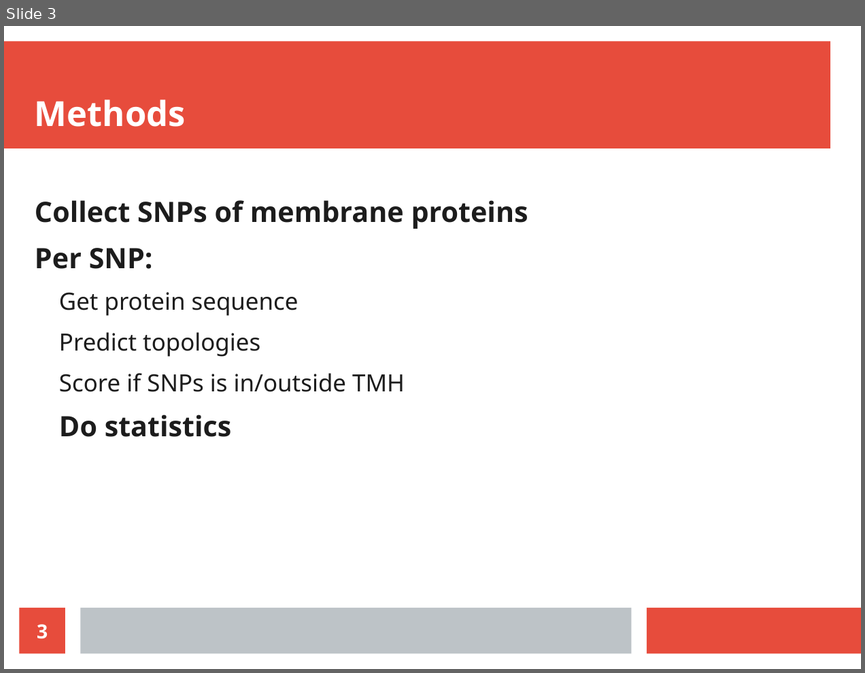
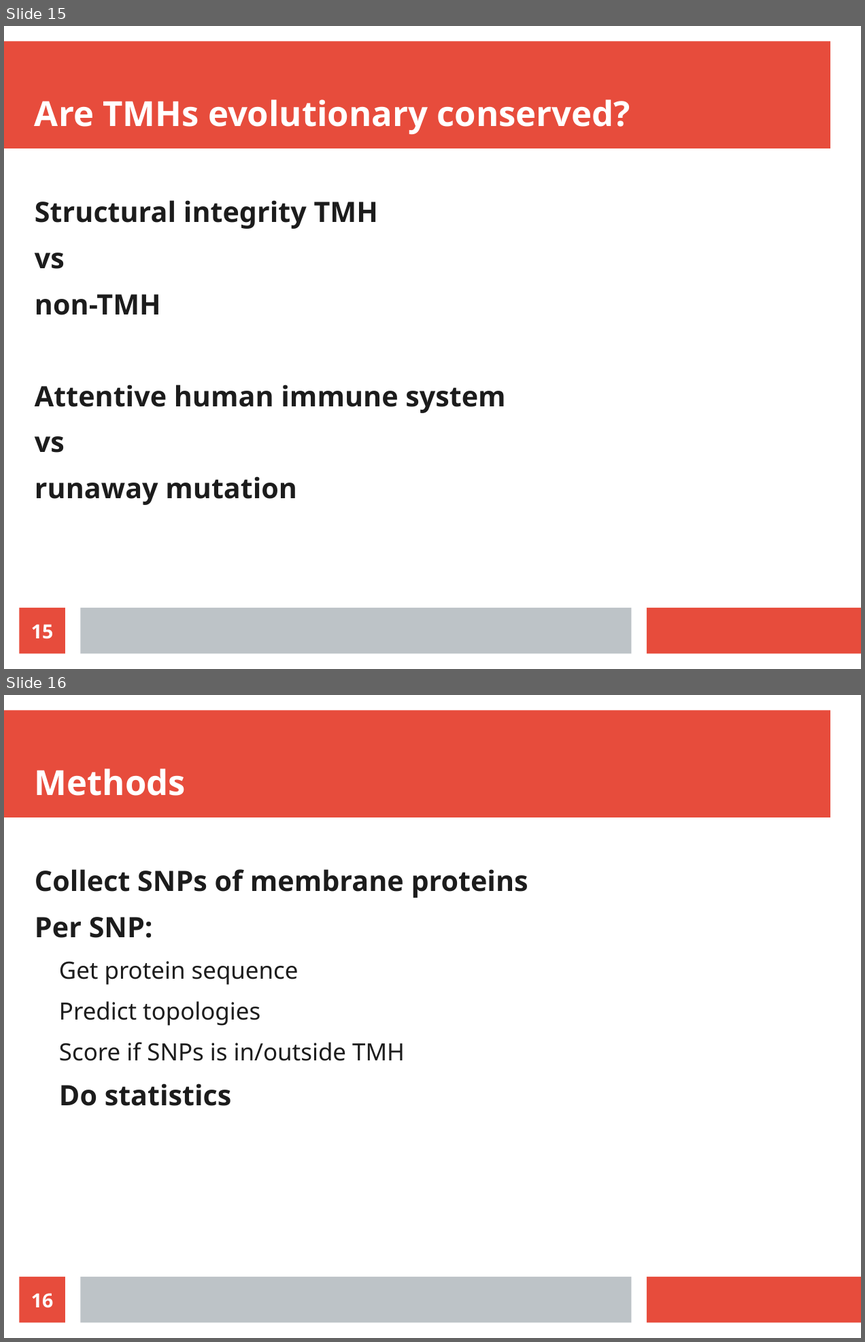
Before and after one commit to richelbilderbeek/molimm_presentation_20210111, a slide deck: molimm_presentation_20210111.odp. Shown one above the other, each under a label of ours: slide 3 before the commit, slides 15 and 16 after it. The pictures are 865x673 and 865x1342 pixels, drawn with LibreOffice and Linux fonts; fonts in the diff are those of the drawing. Boxes give left, top, right and bottom in pixels: in the first picture for what was removed or moved away, otherwise in the second. Text is boxed around its words. In the diff, an @@ line names an element or a change of style, - is before the commit and + after.

```diff
--- a/molimm_presentation_20210111.odp
+++ b/molimm_presentation_20210111.odp
@@ slide 15 added at (4, 26, 861, 669), background #FFFFFF; not listed: 3 template elements that a slide beside it also shows @@
@@ title added at (35, 99, 631, 134), 32 pt, text #FFFFFF, bold @@
+Are TMHs evolutionary conserved?
@@ text added at (35, 200, 505, 505), 26 pt, text #1C1C1C, bold @@
+Structural integrity TMH
+vs
+non-TMH
+Attentive human immune system
+vs
+runaway mutation
@@ page number added at (20, 607, 65, 654), fill #E74C3C, 18 pt, text #FFFFFF, bold @@
+15
@@ what was slide 3 is now slide 16 @@
@@ page number at (31, 1293, 54, 1308): text changed @@
-3
+16
```
Also in this commit, not shown: 3 slides changed, 20 other slides added, 4 slides removed, 12 other files.
